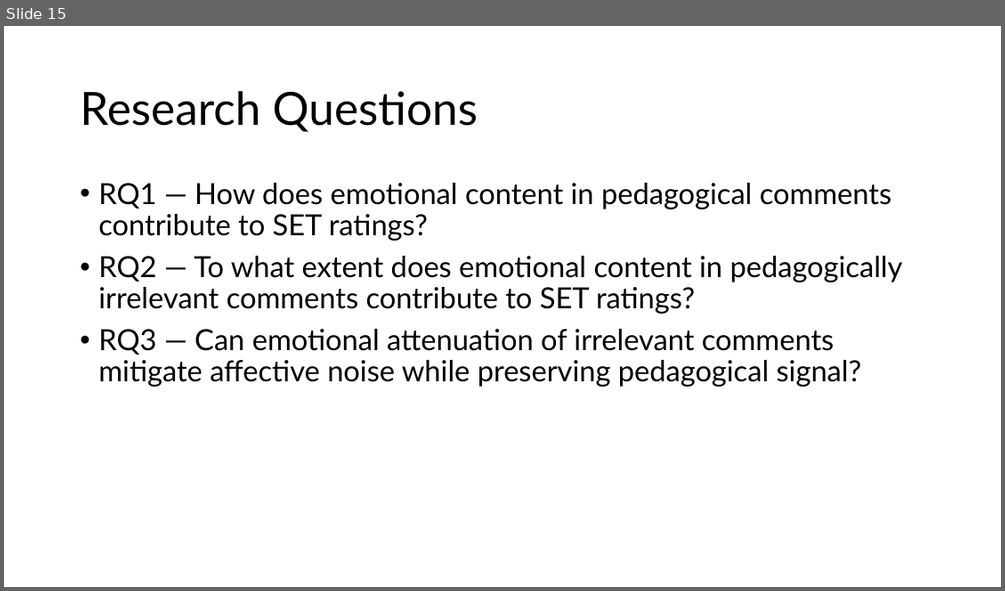
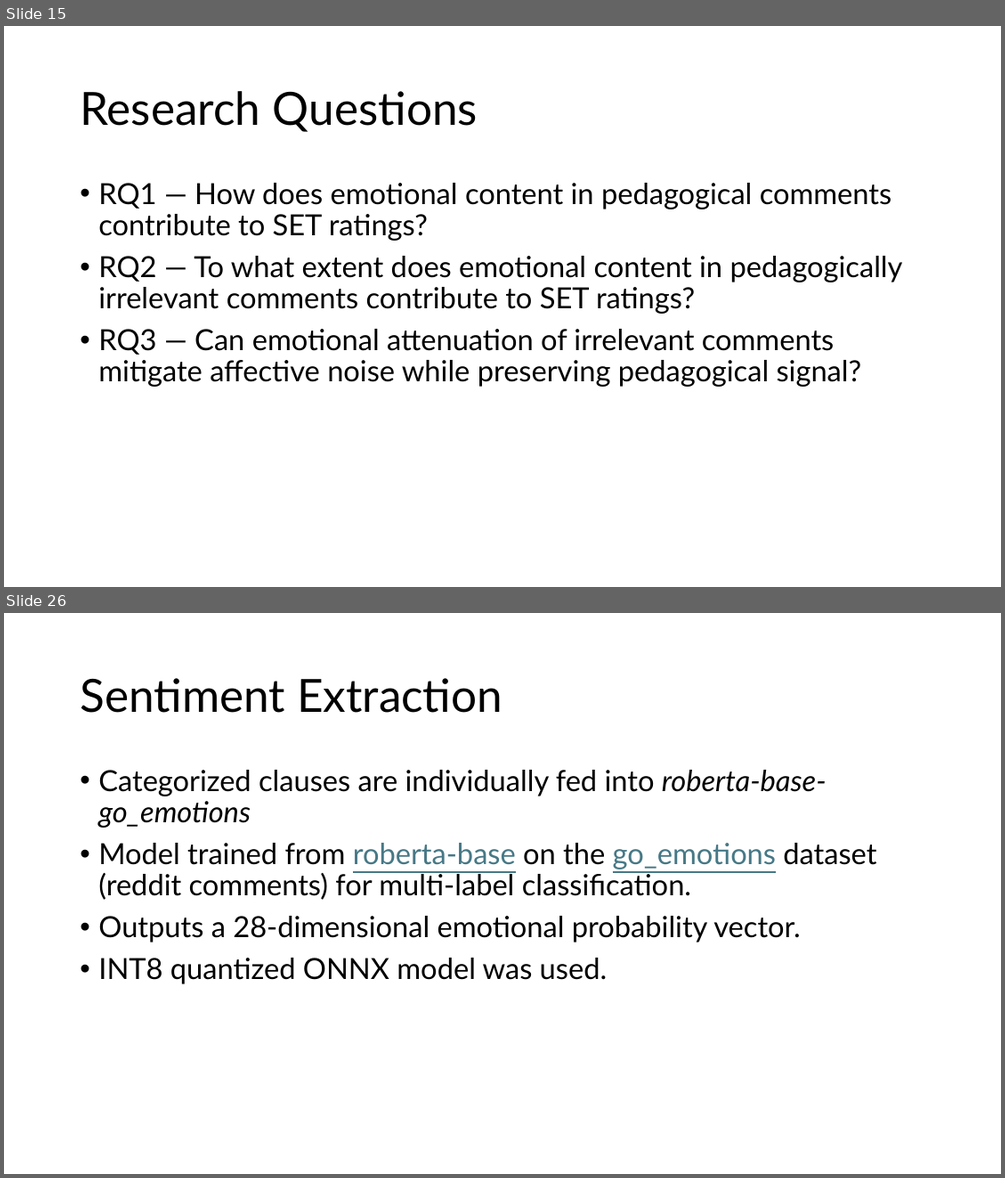
Before and after one commit to ItsSpicee/Validity-Weighted-Attenuation, a slide deck: Presentation/AMMCS PREZZY.pptx. Shown one above the other, each under a label of ours: slide 15 before the commit, slides 15 and 26 after it; the slides between them are not shown. The pictures are 1005x591 and 1005x1178 pixels, drawn with LibreOffice and Linux fonts; fonts in the diff are those of the drawing. Boxes give left, top, right and bottom in pixels: in the first picture for what was removed or moved away, otherwise in the second. Text is boxed around its words. In the diff, an @@ line names an element or a change of style, - is before the commit and + after.

```diff
--- a/Presentation/AMMCS PREZZY.pptx
+++ b/Presentation/AMMCS PREZZY.pptx
@@ slide 26 added at bbox=[4, 613, 1001, 1174], background #FFFFFF @@
@@ title added at bbox=[80, 678, 502, 713], 44 pt, text #000000 @@
+Sentiment Extraction
@@ text added at bbox=[98, 770, 876, 984], 28 pt, text #000000 @@
+• Categorized clauses are individually fed into roberta-base-go_emotions
+• Model trained from roberta-base on the go_emotions dataset (reddit comments) for multi-label classification.
+• Outputs a 28-dimensional emotional probability vector.
+• INT8 quantized ONNX model was used.
```
Also in this commit, not shown: 16 other slides added.
